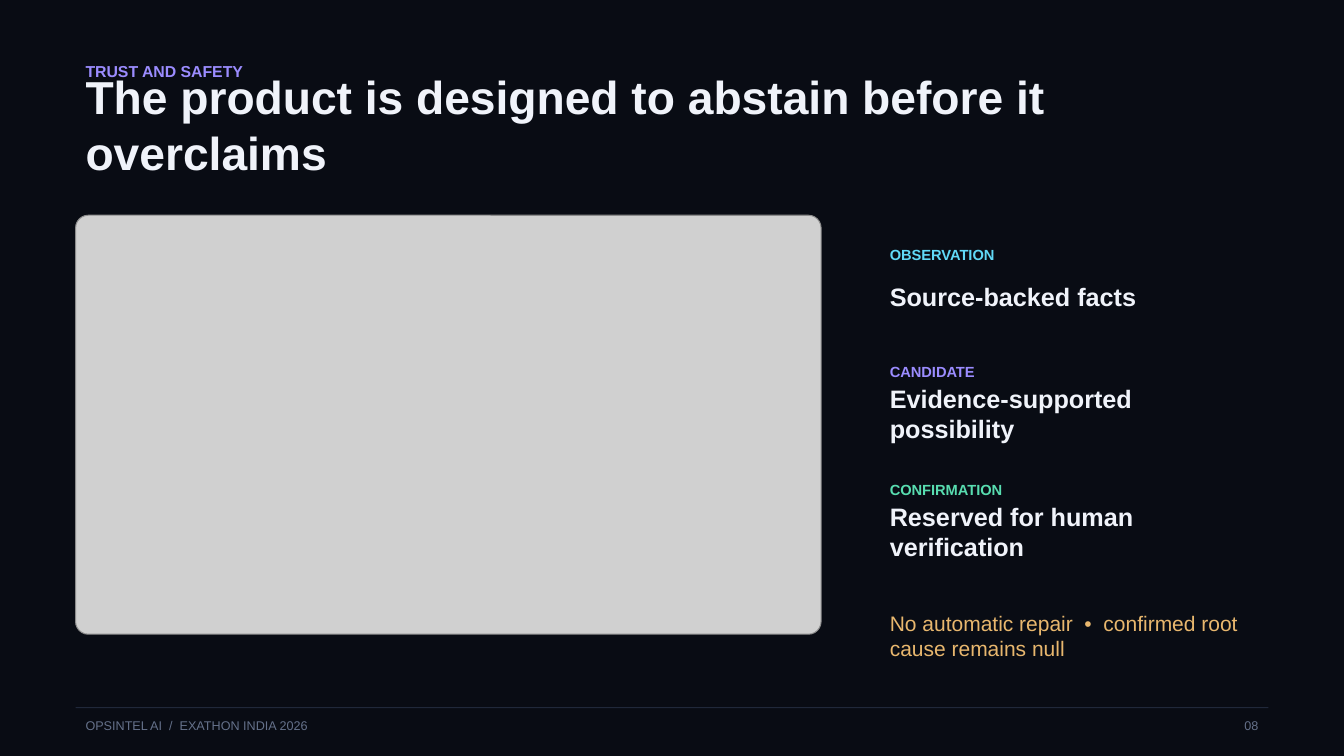
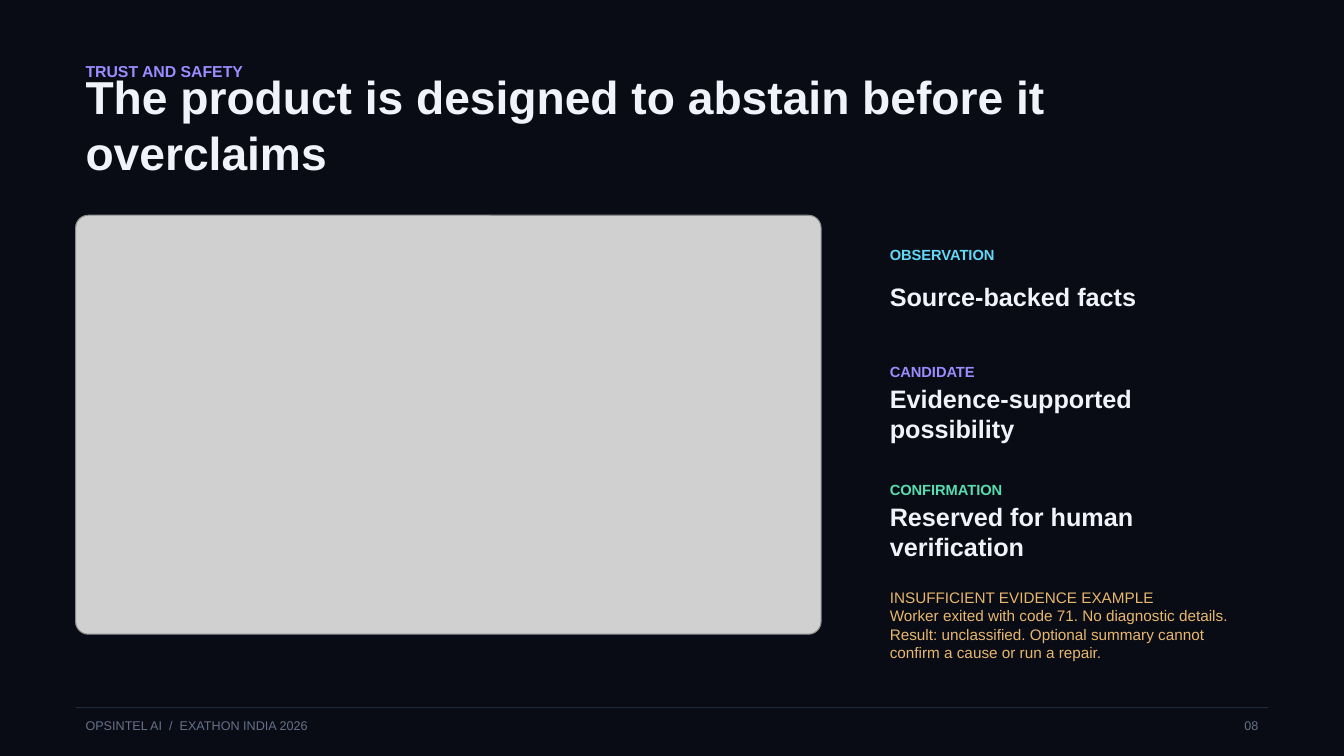
Before and after one commit to Anafa-thabassum/opsintel-ai, a slide deck: slide 8 of submission/opsintel-ai-pitch-deck.pptx. Drawn at 1344x756 pixels with LibreOffice and Linux fonts; fonts in the diff are those of the drawing; grey boxes stand for pictures. Boxes give left, top, right and bottom in pixels: in the first picture for what was removed or moved away, otherwise in the second. Text is boxed around its words. In the diff, an @@ line names an element or a change of style, - is before the commit and + after.

```diff
--- a/submission/opsintel-ai-pitch-deck.pptx
+++ b/submission/opsintel-ai-pitch-deck.pptx
@@ text at (890,592,1227,661): text changed; size 15 to 10.9 pt @@
-No automatic repair • confirmed root cause remains null
+INSUFFICIENT EVIDENCE EXAMPLE
+Worker exited with code 71. No diagnostic details.
+Result: unclassified. Optional summary cannot confirm a cause or run a repair.
```
Also in this commit, not shown: 7 other slides changed, 16 other files.
